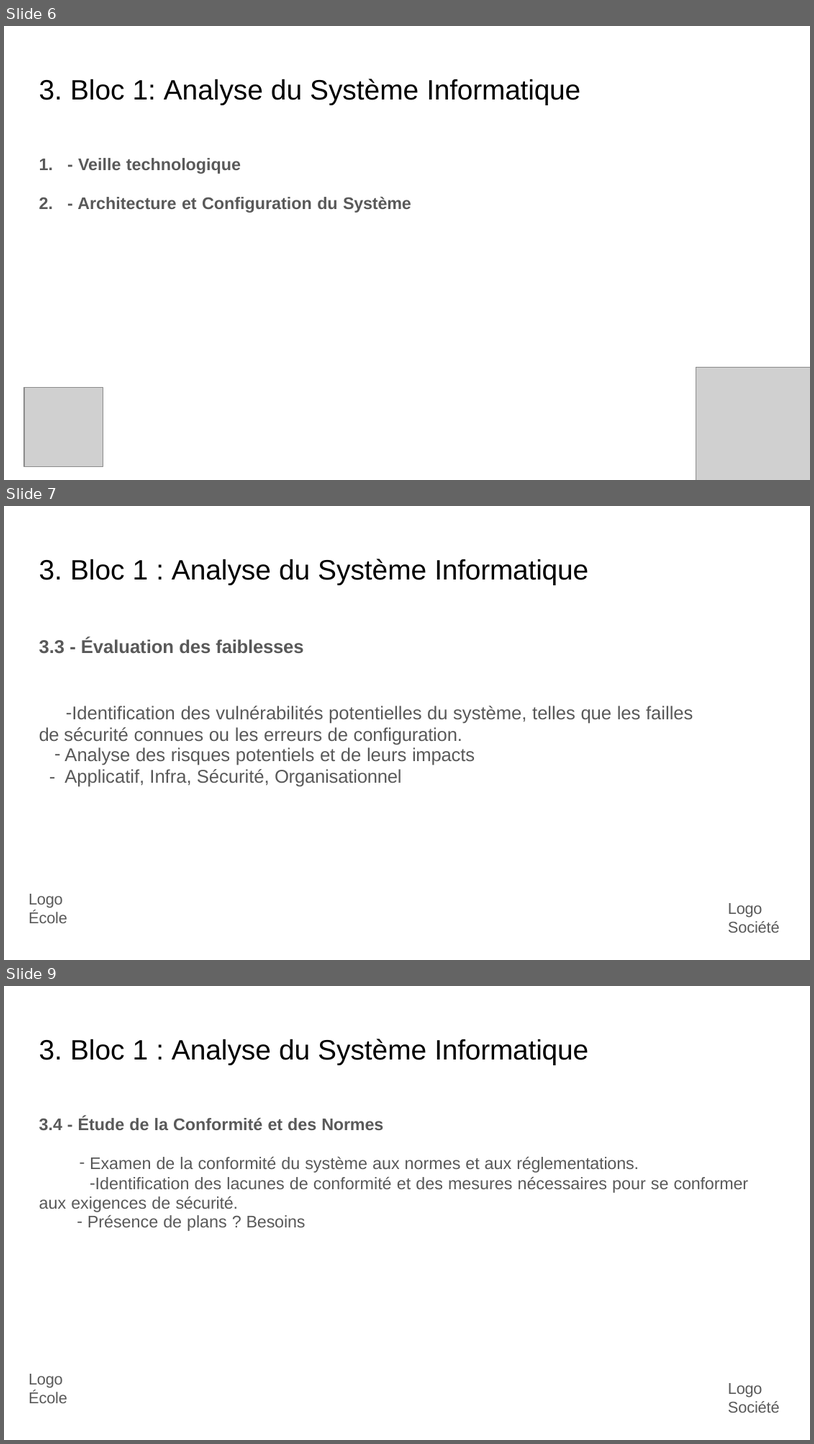
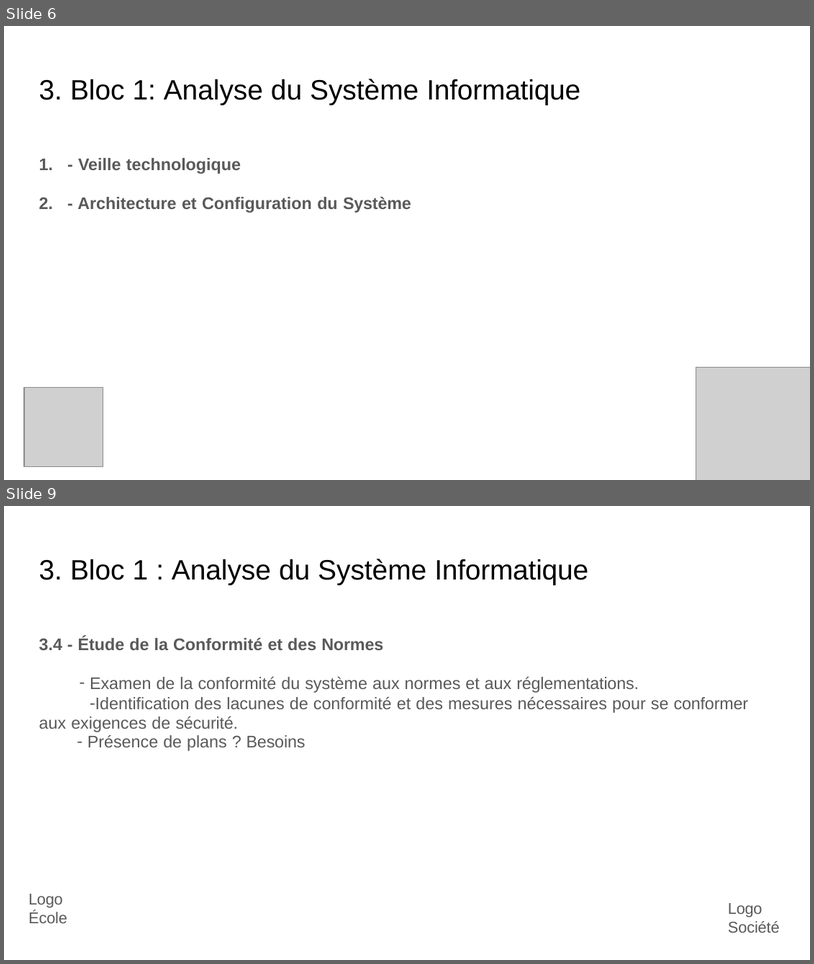
Before and after one commit to TheGeogeo/m2_ia_perso, a slide deck: A rendre/Georges_Coudrier_exam_slides.pptx. Shown one above the other, each under a label of ours: slides 6, 7 and 9 before the commit, slides 6 and 9 after it; the slides between them are not shown. The pictures are 814x1444 and 814x964 pixels, drawn with LibreOffice and Linux fonts; fonts in the diff are those of the drawing; grey boxes stand for pictures. Boxes give left, top, right and bottom in pixels: in the first picture for what was removed or moved away, otherwise in the second. Text is boxed around its words. In the diff, an @@ line names an element or a change of style, - is before the commit and + after.

```diff
--- a/A rendre/Georges_Coudrier_exam_slides.pptx
+++ b/A rendre/Georges_Coudrier_exam_slides.pptx
@@ slide 7 removed at (4, 506, 810, 960), background #FFFFFF @@
@@ title removed at (39, 559, 589, 584) @@
-3. Bloc 1 : Analyse du Système Informatique
@@ text removed at (39, 638, 693, 787) @@
-3.3 - Évaluation des faiblesses
-– Identification des vulnérabilités potentielles du système, telles que les failles de sécurité connues ou les erreurs de configuration.
-– Analyse des risques potentiels et de leurs impacts
-- Applicatif, Infra, Sécurité, Organisationnel
@@ text removed at (28, 893, 67, 923) @@
-Logo École
@@ text removed at (728, 903, 780, 932) @@
-Logo Société
```
Also in this commit, not shown: 1 slide changed, 1 slide added.
